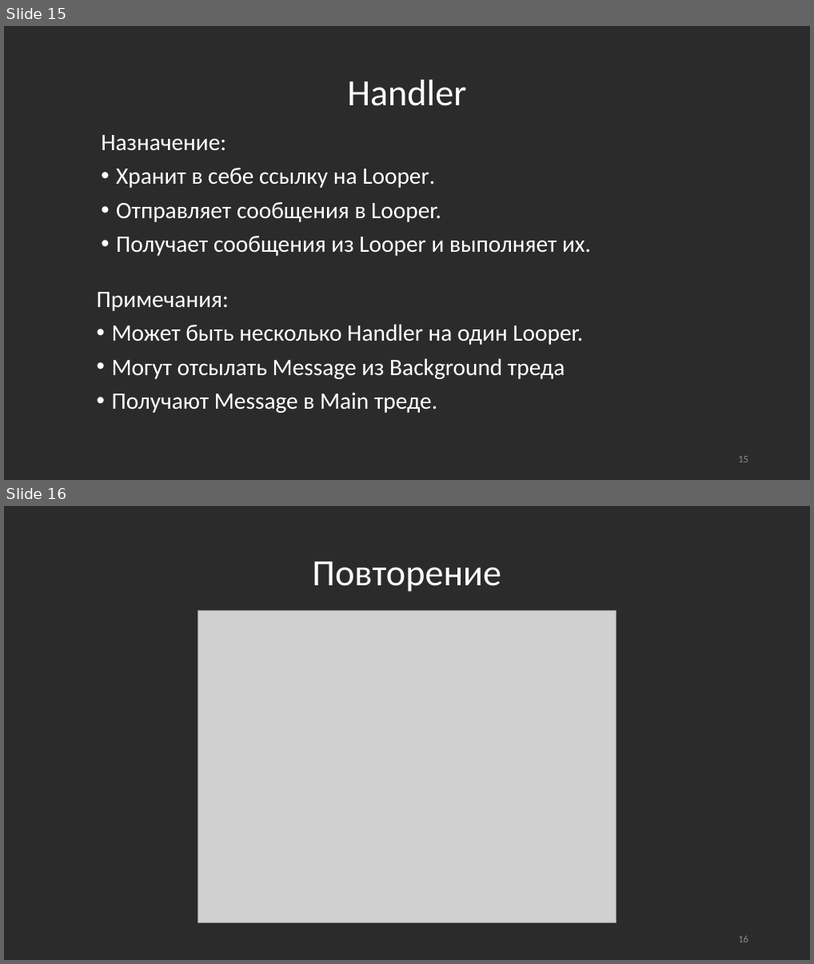
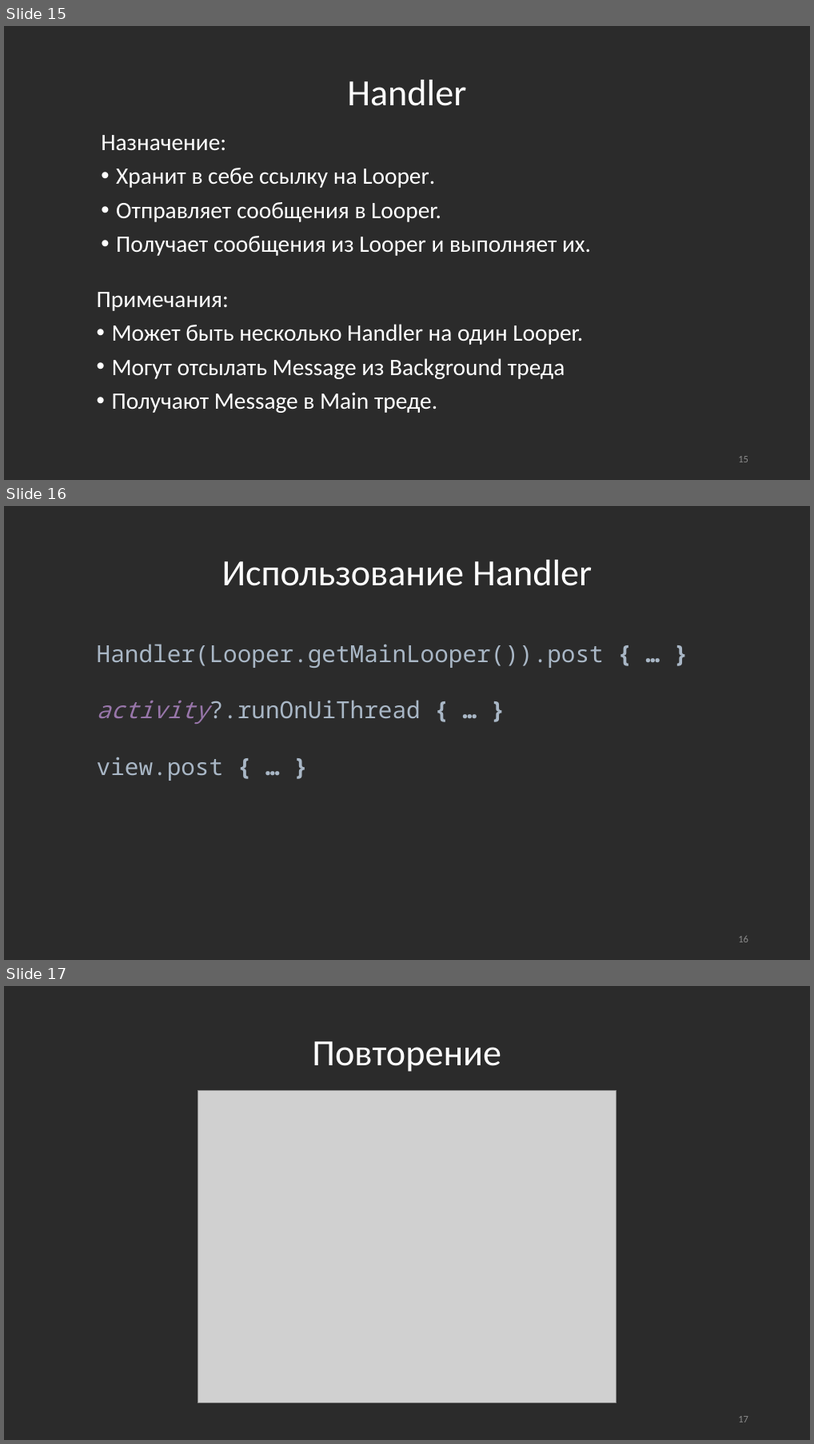
Before and after one commit to Andrey253/Multythread, a slide deck: Многопоточность.pptx. Shown one above the other, each under a label of ours: slides 15 and 16 before the commit, slides 15, 16 and 17 after it. The pictures are 814x964 and 814x1444 pixels, drawn with LibreOffice and Linux fonts; fonts in the diff are those of the drawing; grey boxes stand for pictures. Boxes give left, top, right and bottom in pixels: in the first picture for what was removed or moved away, otherwise in the second. Text is boxed around its words. In the diff, an @@ line names an element or a change of style, - is before the commit and + after.

Commit message:
update presentation. add example handler usage

```diff
--- a/Многопоточность.pptx
+++ b/Многопоточность.pptx
@@ slide 16 added at box(4, 506, 810, 960), background #2B2B2B @@
@@ title added at box(222, 560, 592, 586), 44 pt, text #FFFFFF @@
+Использование Handler
@@ text added at box(97, 644, 604, 780), 28 pt, text #A9B7C6 @@
+Handler(Looper.getMainLooper()).post { … }
+activity?.runOnUiThread { … }
+view.post { … }
@@ page number added at box(738, 935, 749, 942), 12 pt, text #8C8C8C @@
+16
@@ what was slide 16 is now slide 17 @@
@@ page number at box(738, 1416, 749, 1422): text changed @@
-16
+17
```
Also in this commit, not shown: 1 other file.
